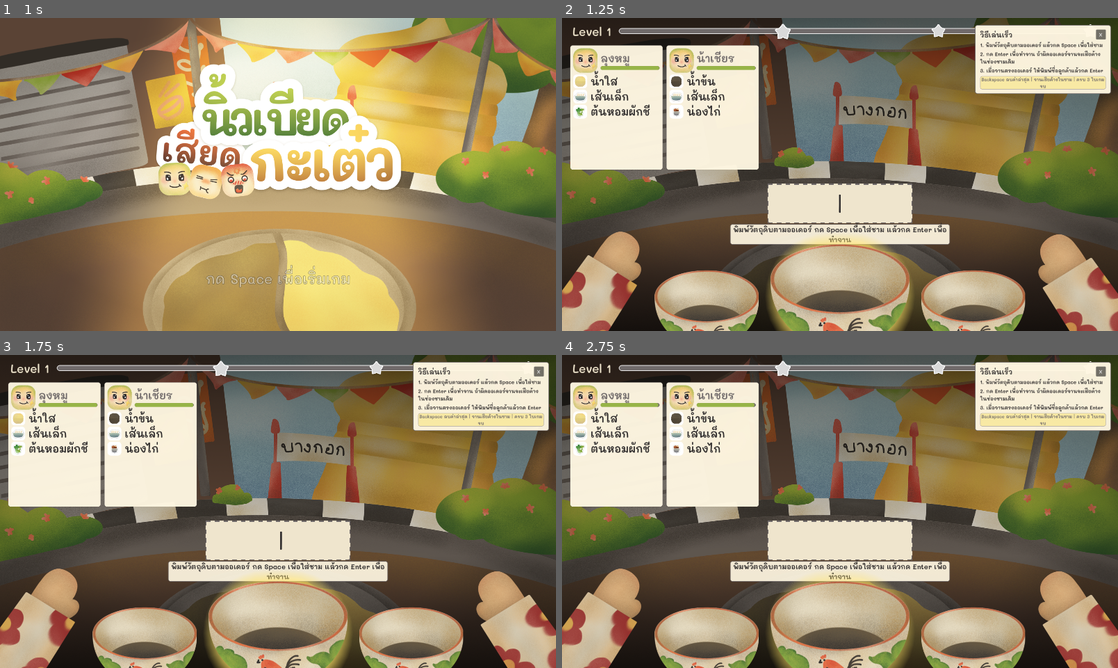
Above: before the commit, frames 1-4 (two rows, left to right).
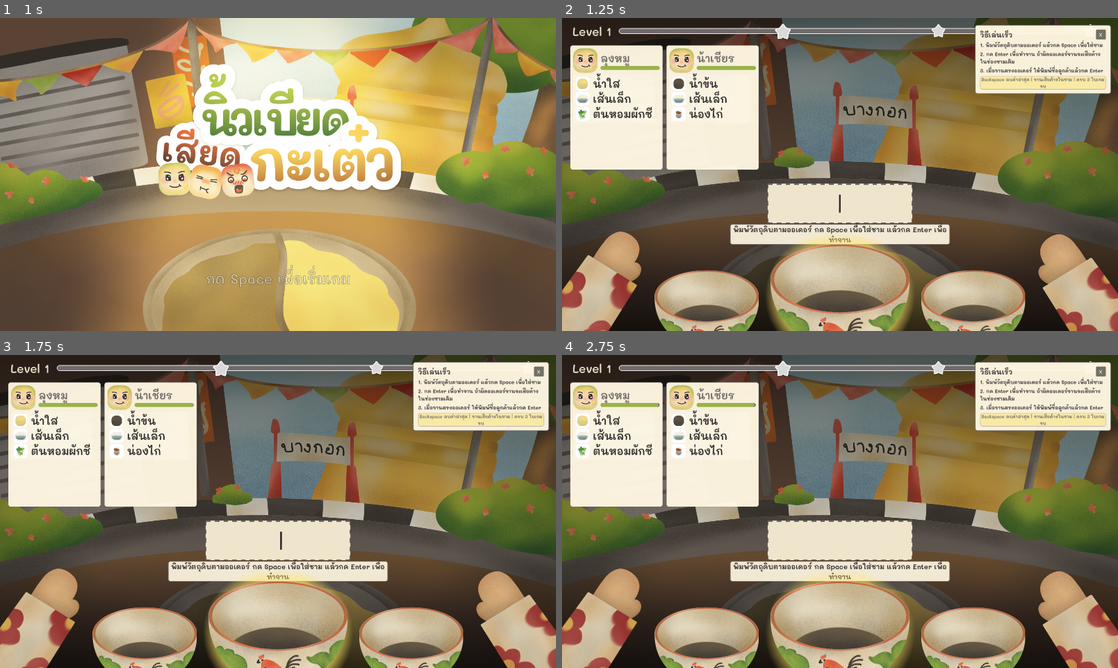
Above: after the commit, the same moments.

Repository: pcpaugust/video-game
Game: Godot game, scene res://scenes/main/MainMenu.tscn
The game is run twice, just before and just after one commit, with the same random seed, the same clock (stepped at 60 frames per second) and the same inputs. Sound files missing from this copy of the repository are replaced by a short silence.
Inputs:
- Up to frame 1 (1 s): tap Enter at 0.5, 0.6 s; tap Space at 0.77 s
- Up to frame 2 (1.25 s): no input
- Up to frame 3 (1.75 s): tap Backspace at 1.35 s; tap Space at 1.52 s
- Up to frame 4 (2.75 s): tap Space at 2 s; tap Enter at 2.1 s

Frame 1 is identical in both runs. In frame 2, 1.5% of the frame differs, in the area x 2-30%, y 16-33%; in frame 3, 1.5%; in frame 4, 1.5%.

Commit message:
fix: refactor UI structure for order queue and customer items

Diff:
--- a/scenes/ui/OrderQueue.tscn
+++ b/scenes/ui/OrderQueue.tscn
@@ -3,14 +3,32 @@
 [ext_resource type="Script" uid="uid://bqsjev56a4qov" path="res://scripts/ui/order_queue.gd" id="1_dgkx7"]
 
 [node name="Order" type="MarginContainer" unique_id=1408987235]
+custom_minimum_size = Vector2(1872, 450)
 offset_right = 808.0
 offset_bottom = 116.0
+size_flags_horizontal = 3
 theme_override_constants/margin_left = 4
 theme_override_constants/margin_top = 8
 theme_override_constants/margin_right = 4
 script = ExtResource("1_dgkx7")
 
-[node name="OrderQueue" type="HBoxContainer" parent="." unique_id=837512951]
+[node name="QueueViewport" type="Control" parent="."]
+custom_minimum_size = Vector2(1864, 442)
 layout_mode = 2
+clip_contents = true
+
+[node name="ScrollContainer" type="ScrollContainer" parent="QueueViewport"]
+layout_mode = 1
+anchors_preset = 15
+anchor_right = 1.0
+anchor_bottom = 1.0
+grow_horizontal = 2
+grow_vertical = 2
+horizontal_scroll_mode = 1
+vertical_scroll_mode = 0
+
+[node name="OrderQueue" type="HBoxContainer" parent="QueueViewport/ScrollContainer" unique_id=837512951]
+layout_mode = 2
+size_flags_horizontal = 0
 size_flags_vertical = 3
 theme_override_constants/separation = 12
--- a/scenes/ui/customer_item.tscn
+++ b/scenes/ui/customer_item.tscn
@@ -134,5 +134,6 @@
 text = "รายการที่สั่ง"
 autowrap_mode = 2
 
-[node name="OrderList" type="VBoxContainer" parent="MarginContainer/VBoxContainer" unique_id=1497911243]
+[node name="OrderList" type="HBoxContainer" parent="MarginContainer/VBoxContainer" unique_id=1497911243]
 layout_mode = 2
+theme_override_constants/separation = 12
--- a/scripts/ui/customer_item.gd
+++ b/scripts/ui/customer_item.gd
@@ -1,24 +1,16 @@
 extends PanelContainer
 class_name CustomerItem
 
-const ORDER_COLORS: Array[Color] = [
-	Color(0.972549, 0.913725, 0.643137, 1),
-	Color(0.976471, 0.556863, 0.235294, 1),
-	Color(0.262745, 0.760784, 0.337255, 1),
-	Color(0.294118, 0.376471, 0.941176, 1),
-	Color(0.992157, 0.666667, 0.741176, 1),
-	Color(0.67451, 0.564706, 0.956863, 1),
-]
+const BASE_CARD_SIZE := Vector2(320, 430)
+const ORDER_COLUMN_WIDTH := 280.0
+const ORDER_COLUMN_SEPARATION := 12.0
+const CARD_HORIZONTAL_MARGIN := 20.0
+const COLUMN_INNER_MARGIN := 8
 
 @onready var face_icon: TextureRect = $MarginContainer/VBoxContainer/HeaderRow/FaceIcon
 @onready var name_label: Label = $MarginContainer/VBoxContainer/HeaderRow/NameColumn/NameLabel
 @onready var patience_bar: ProgressBar = $MarginContainer/VBoxContainer/HeaderRow/NameColumn/PatienceBar
-@onready var box_a: PanelContainer = $MarginContainer/VBoxContainer/OrdersRow/OrderBoxA
-@onready var box_b: PanelContainer = $MarginContainer/VBoxContainer/OrdersRow/OrderBoxB
-@onready var grid_a: GridContainer = $MarginContainer/VBoxContainer/OrdersRow/OrderBoxA/BoxAContent
-@onready var grid_b: GridContainer = $MarginContainer/VBoxContainer/OrdersRow/OrderBoxB/BoxBContent
-@onready var item_template: PanelContainer = $MarginContainer/VBoxContainer/OrdersRow/OrderBoxA/BoxAContent/ItemTemplate
-@onready var order_list: VBoxContainer = $MarginContainer/VBoxContainer/OrderList
+@onready var order_list: HBoxContainer = $MarginContainer/VBoxContainer/OrderList
 @onready var orders_text: Label = $MarginContainer/VBoxContainer/OrdersText
 
 const IngredientItemScene = preload("res://scenes/ui/IngredientItem.tscn")
@@ -84,48 +76,60 @@
 func _update_orders(order_keys: Array) -> void:
 	if orders_text:
 		orders_text.text = ", ".join(order_keys)
+	_resize_for_order_count(order_keys.size())
 	_clear_order_list()
 	for order_idx in range(order_keys.size()):
-		var ing = str(order_keys[order_idx]).split(" ", false)
-		for i in ing:
+		var column_panel := _make_order_column_panel()
+		var column := _make_order_column_content(column_panel)
+		order_list.add_child(column_panel)
+
+		var ingredients = str(order_keys[order_idx]).split(" ", false)
+		for ing in ingredients:
 			var item = IngredientItemScene.instantiate()
-			order_list.add_child(item)
-			item.call_deferred("setup", i)
+			column.add_child(item)
+			item.call_deferred("setup", ing)
 
-		if order_idx < order_keys.size() - 1:
-			order_list.add_child(_make_order_separator())
+func _resize_for_order_count(order_count: int) -> void:
+	var safe_count = max(order_count, 1)
+	var order_width = (
+		CARD_HORIZONTAL_MARGIN
+		+ safe_count * ORDER_COLUMN_WIDTH
+		+ max(safe_count - 1, 0) * ORDER_COLUMN_SEPARATION
+	)
+	custom_minimum_size = Vector2(
+		max(BASE_CARD_SIZE.x, order_width),
+		BASE_CARD_SIZE.y
+	)
+
+func _make_order_column_panel() -> PanelContainer:
+	var panel := PanelContainer.new()
+	panel.custom_minimum_size = Vector2(ORDER_COLUMN_WIDTH, 0)
+	panel.size_flags_horizontal = Control.SIZE_SHRINK_BEGIN
+	panel.add_theme_stylebox_override("panel", _make_order_column_style())
+	return panel
+
+func _make_order_column_content(panel: PanelContainer) -> VBoxContainer:
+	var margin := MarginContainer.new()
+	margin.add_theme_constant_override("margin_left", COLUMN_INNER_MARGIN)
+	margin.add_theme_constant_override("margin_top", COLUMN_INNER_MARGIN)
+	margin.add_theme_constant_override("margin_right", COLUMN_INNER_MARGIN)
+	margin.add_theme_constant_override("margin_bottom", COLUMN_INNER_MARGIN)
+	panel.add_child(margin)
+
+	var column := VBoxContainer.new()
+	column.add_theme_constant_override("separation", 4)
+	margin.add_child(column)
+	return column
+
+func _make_order_column_style() -> StyleBoxFlat:
+	var style := StyleBoxFlat.new()
+	style.bg_color = Color(1, 1, 1, 0.18)
+	style.corner_radius_top_left = 6
+	style.corner_radius_top_right = 6
+	style.corner_radius_bottom_right = 6
+	style.corner_radius_bottom_left = 6
+	return style
 
 func _clear_order_list() -> void:
 	for child in order_list.get_children():
 		child.queue_free()
-
-func _make_order_separator() -> ColorRect:
-	var separator := ColorRect.new()
-	separator.custom_minimum_size = Vector2(0, 2)
-	separator.color = Color(0.439216, 0.415686, 0.415686, 0.35)
-	return separator
-
-func _clear_grid(grid: GridContainer) -> void:
-	for child in grid.get_children():
-		if child == item_template:
-			continue
-		child.queue_free()
-
-func _make_item(order_key: String = "") -> PanelContainer:
-	var item: PanelContainer = item_template.duplicate() as PanelContainer
-	item.visible = true
-	item.tooltip_text = order_key
-
-	var style := StyleBoxFlat.new()
-	var color_idx: int = 0
-	if order_key != "":
-		var order_hash: int = int(order_key.hash())
-		color_idx = abs(order_hash) % ORDER_COLORS.size()
-	style.bg_color = ORDER_COLORS[color_idx]
-	style.corner_radius_top_left = 999
-	style.corner_radius_top_right = 999
-	style.corner_radius_bottom_right = 999
-	style.corner_radius_bottom_left = 999
-	item.add_theme_stylebox_override("panel", style)
-
-	return item
--- a/scripts/ui/order_queue.gd
+++ b/scripts/ui/order_queue.gd
@@ -2,7 +2,7 @@
 
 const OrderCardScene = preload("res://scenes/ui/customer_item.tscn")
 
-@onready var queue = $OrderQueue
+@onready var queue = $QueueViewport/ScrollContainer/OrderQueue
 
 func refresh_all_cards(customers: Array, prepared_keys: Array[String] = []):
 	# ลบการ์ดเก่าออกทั้งหมด
@@ -19,7 +19,6 @@
 		queue.add_child(wrapper)
 		wrapper.add_child(card)
 		card.position = Vector2.ZERO
-		card.size = card.custom_minimum_size
 
 		if card.has_method("update_from_data"):
 			card.update_from_data(
@@ -30,6 +29,9 @@
 				c.order_keys,
 				_customer_has_match(c.order_keys, prepared_keys)
 			)
+
+		wrapper.custom_minimum_size = card.custom_minimum_size
+		card.size = card.custom_minimum_size
 
 		if "is_new" in c and c.is_new:
 			card.position.x = card.custom_minimum_size.x + queue.get_theme_constant("separation")
